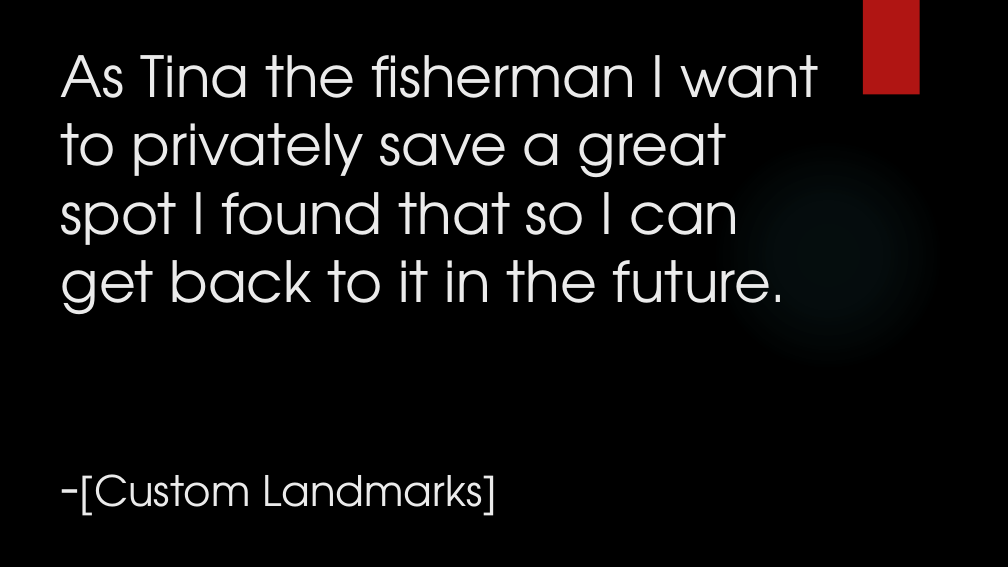
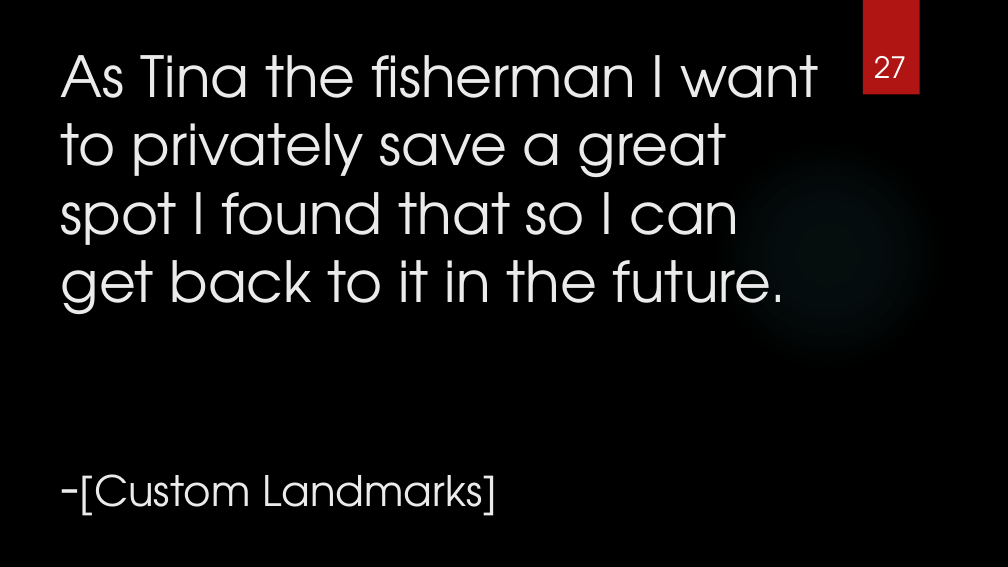
Before and after one commit to junmin-yee/Landmarked, a slide deck: slide 27 of Technology Presentation.pptx. Drawn at 1008x567 pixels with LibreOffice and Linux fonts; fonts in the diff are those of the drawing; background and template pictures are left out. Boxes give left, top, right and bottom in pixels: in the first picture for what was removed or moved away, otherwise in the second. Text is boxed around its words. In the diff, an @@ line names an element or a change of style, - is before the commit and + after.

```diff
--- a/Technology Presentation.pptx
+++ b/Technology Presentation.pptx
@@ page number added at bbox=[874, 56, 907, 78], 28 pt, text #FFFFFF @@
+27
```
Also in this commit, not shown: 40 other slides changed.
